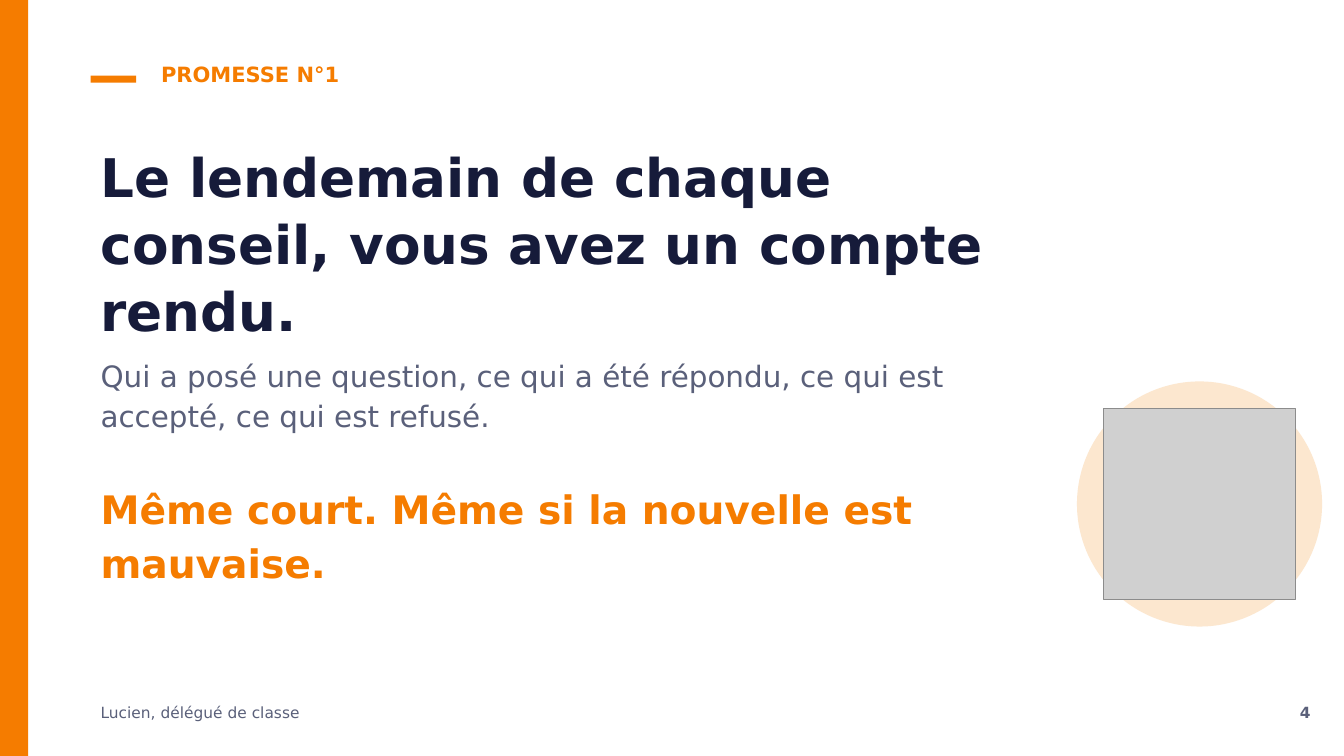
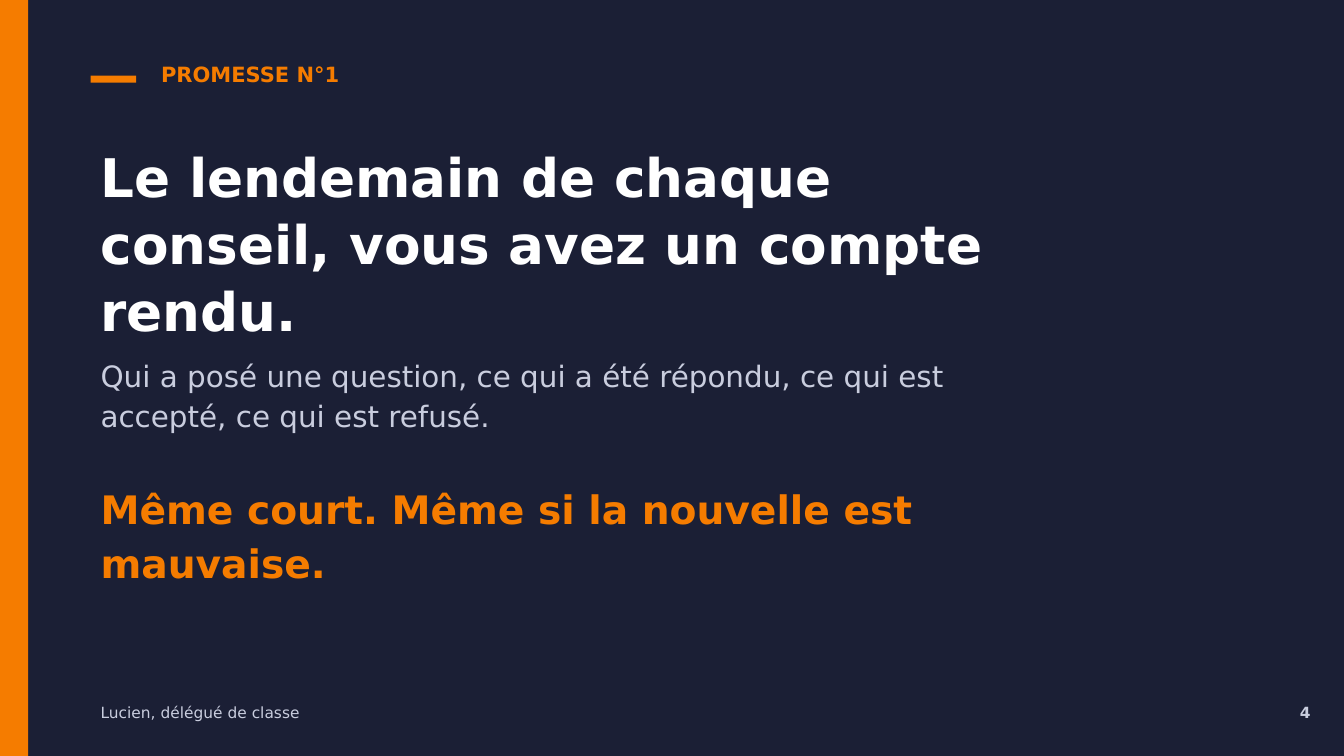
Before and after one commit to lucien-cmd/perso, a slide deck: slide 4 of campagne-delegue-lucien.pptx. Drawn at 1344x756 pixels with LibreOffice and Linux fonts; fonts in the diff are those of the drawing; grey boxes stand for pictures; background and template pictures are left out; a plain dark background stands for a picture behind light text. Boxes give left, top, right and bottom in pixels: in the first picture for what was removed or moved away, otherwise in the second. Text is boxed around its words. In the diff, an @@ line names an element or a change of style, - is before the commit and + after.

Commit message:
docs: photos plein écran sur chaque diapositive (licences créditées)

```diff
--- a/campagne-delegue-lucien.pptx
+++ b/campagne-delegue-lucien.pptx
@@ background #FFFFFF to picture (left out) @@
@@ rectangle added at (0, 0, 1344, 756), fill #161B3A at 72% opacity @@
@@ text "Le lendemain de chaque conseil, ..." at (101, 156, 982, 332): text colour #161B3A to #FFFFFF @@
@@ text at (101, 363, 943, 433): text colour #5A607A to #C9CDDE in "Qui a posé une question, ce qui ..." @@
@@ ellipse removed at (1077, 381, 1322, 626) @@
@@ picture removed at (1104, 408, 1296, 600) @@
@@ text "Lucien, délégué de classe" at (101, 705, 300, 721): text colour #5A607A to #C9CDDE @@
@@ text "4" at (1300, 707, 1311, 718): text colour #5A607A to #C9CDDE @@
```
Also in this commit, not shown: 7 other slides changed, 1 other file.
